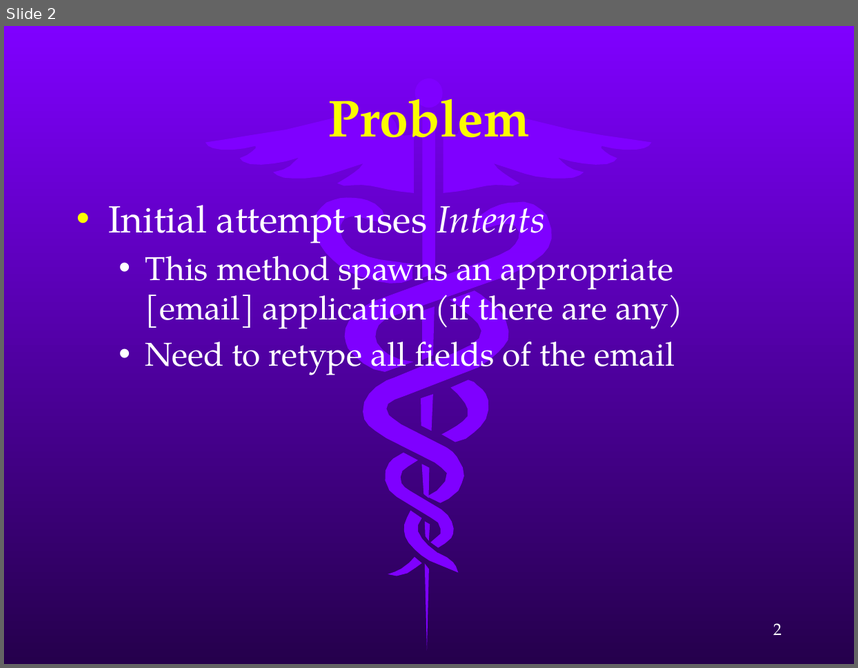
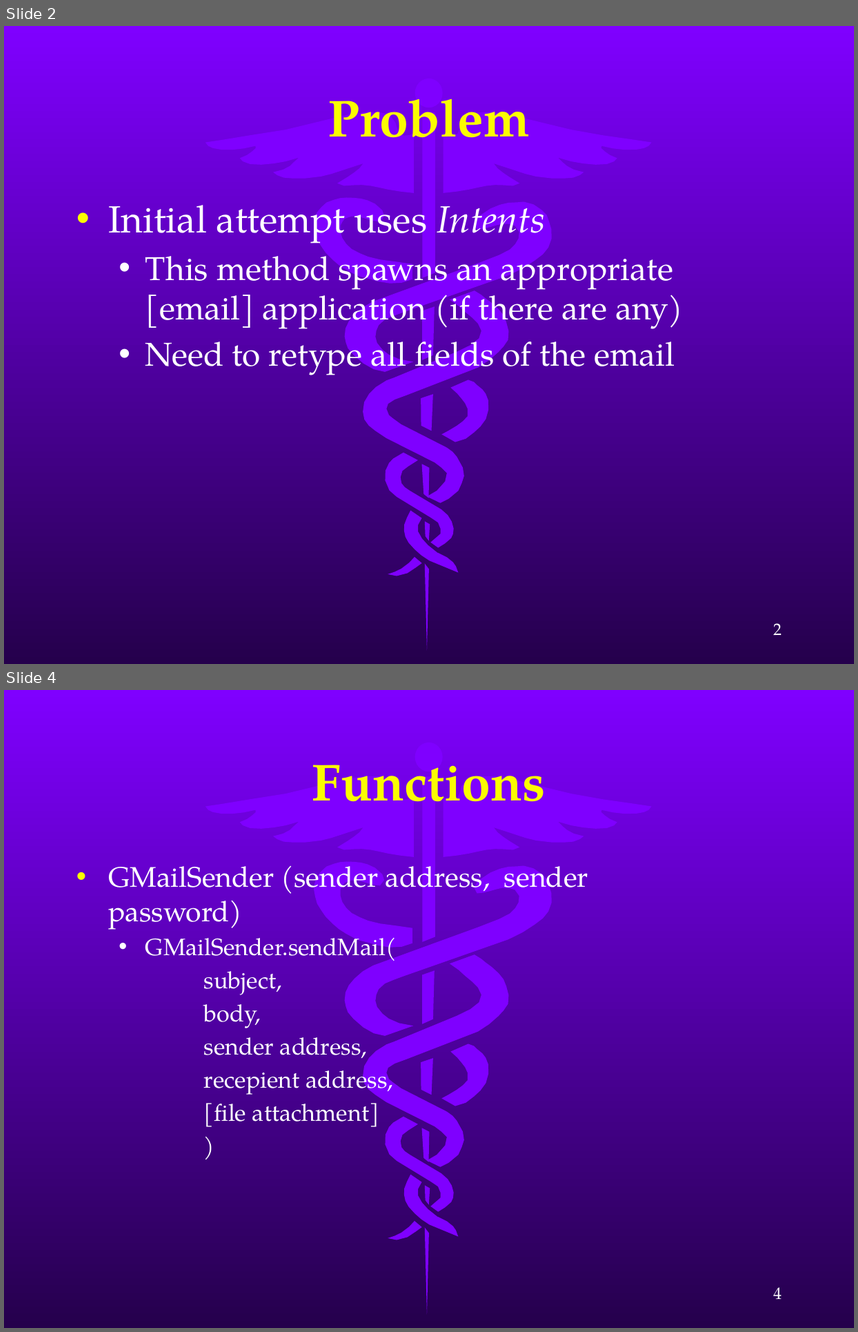
Before and after one commit to pathompongtha/myprojectname1, a slide deck: Reports/09-13 - JE.pptx. Shown one above the other, each under a label of ours: slide 2 before the commit, slides 2 and 4 after it; the slides between them are not shown. The pictures are 858x668 and 858x1332 pixels, drawn with LibreOffice and Linux fonts; fonts in the diff are those of the drawing. Boxes give left, top, right and bottom in pixels: in the first picture for what was removed or moved away, otherwise in the second. Text is boxed around its words. In the diff, an @@ line names an element or a change of style, - is before the commit and + after.

```diff
--- a/Reports/09-13 - JE.pptx
+++ b/Reports/09-13 - JE.pptx
@@ slide 4 added at box(4, 690, 854, 1328), background gradient #7F00FF to #4B0097; not listed: 16 template elements that a slide beside it also shows @@
@@ title added at box(312, 765, 546, 802), 44 pt, text #FAFD00, bold @@
+Functions
@@ text added at box(108, 857, 588, 1127), 20 pt, text #FFFFFF @@
+• GMailSender (sender address, sender password)
+  • GMailSender.sendMail(
+  subject,
+  body,
+  sender address,
+  recepient address,
+  [file attachment]
+  )
@@ page number added at box(773, 1287, 782, 1299), 14 pt, text #FFFFFF @@
+4
```
Also in this commit, not shown: 1 slide changed.
